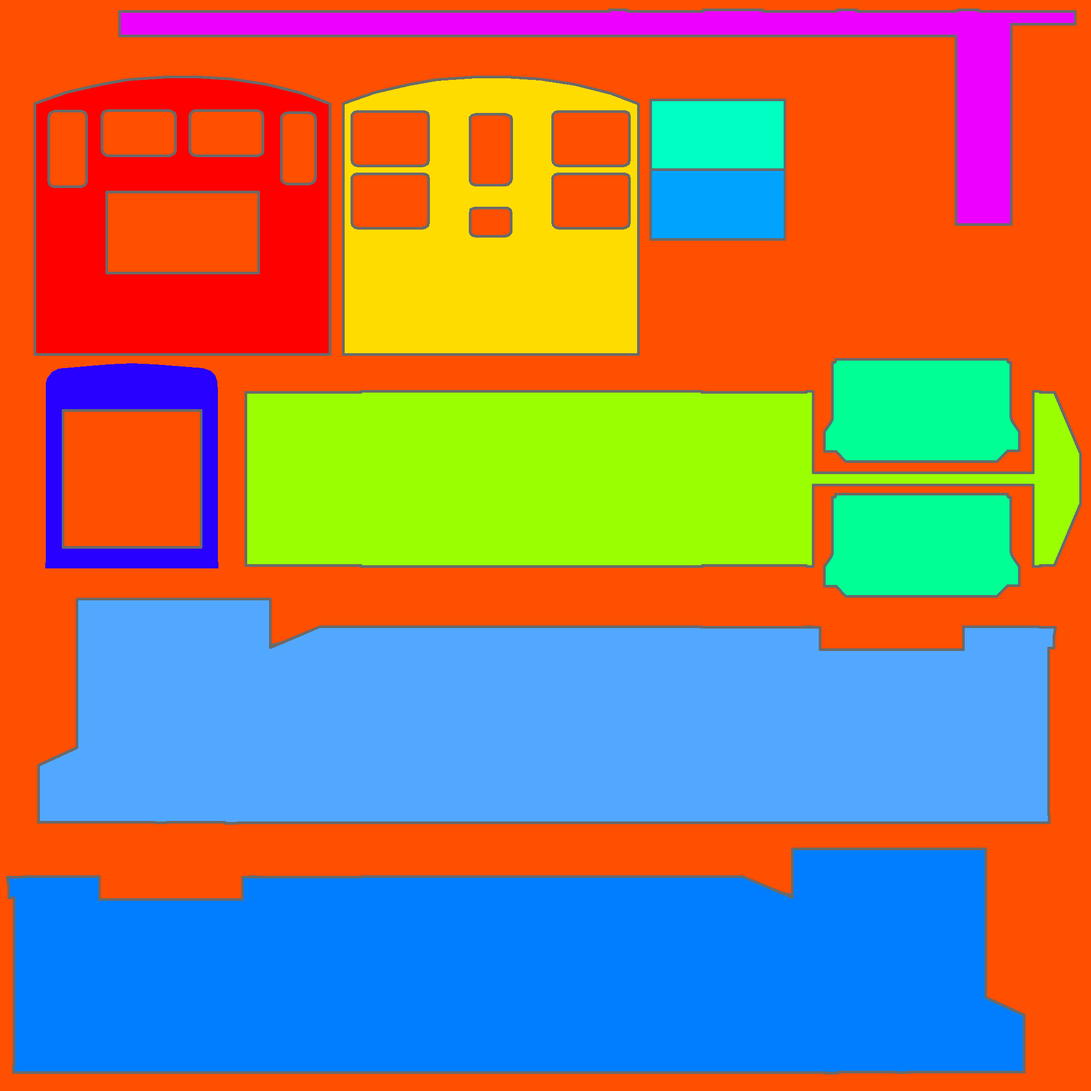
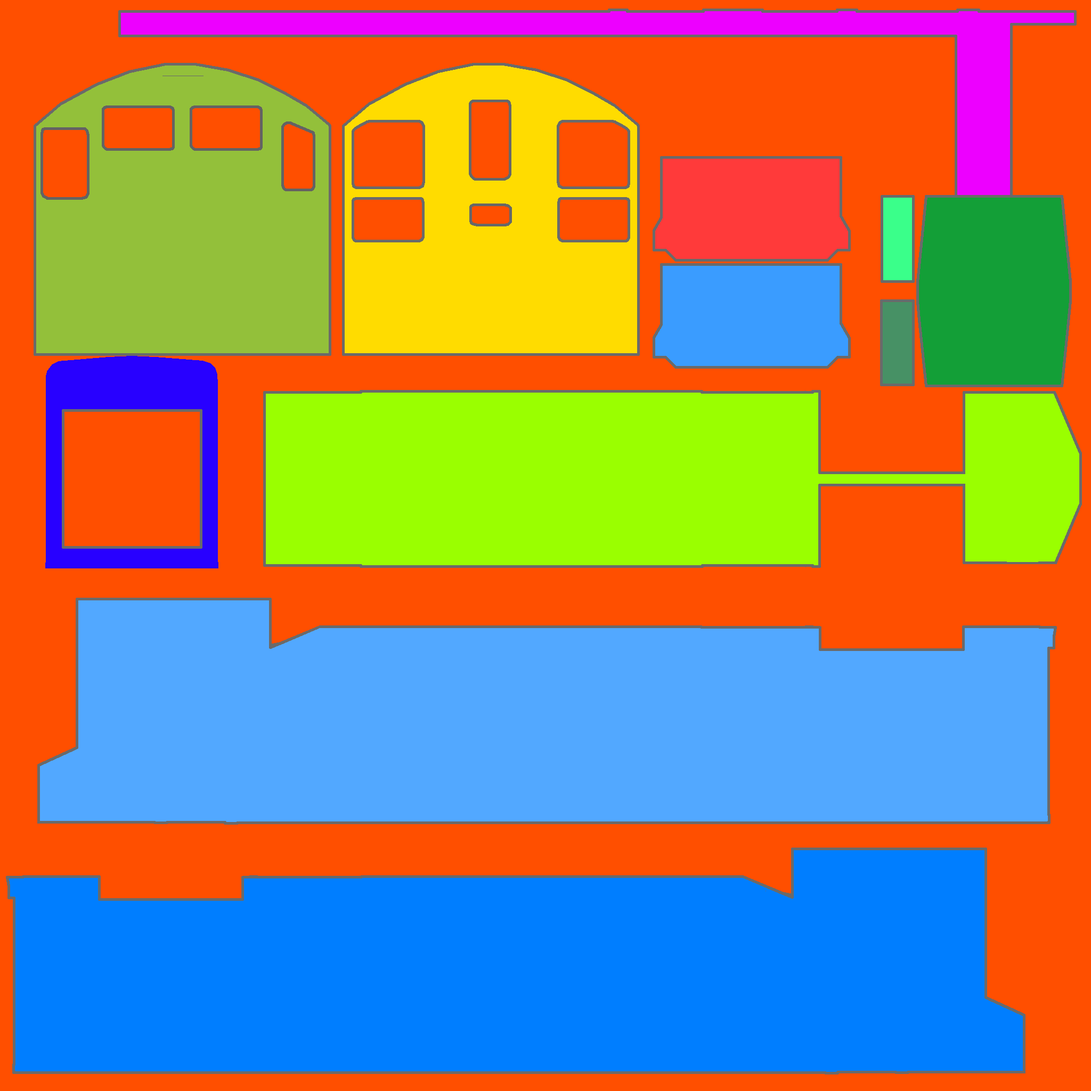
Layer changes from the first (1091, 1091) image to the second:
painted on "template3" over [33, 62, 1073, 598]
